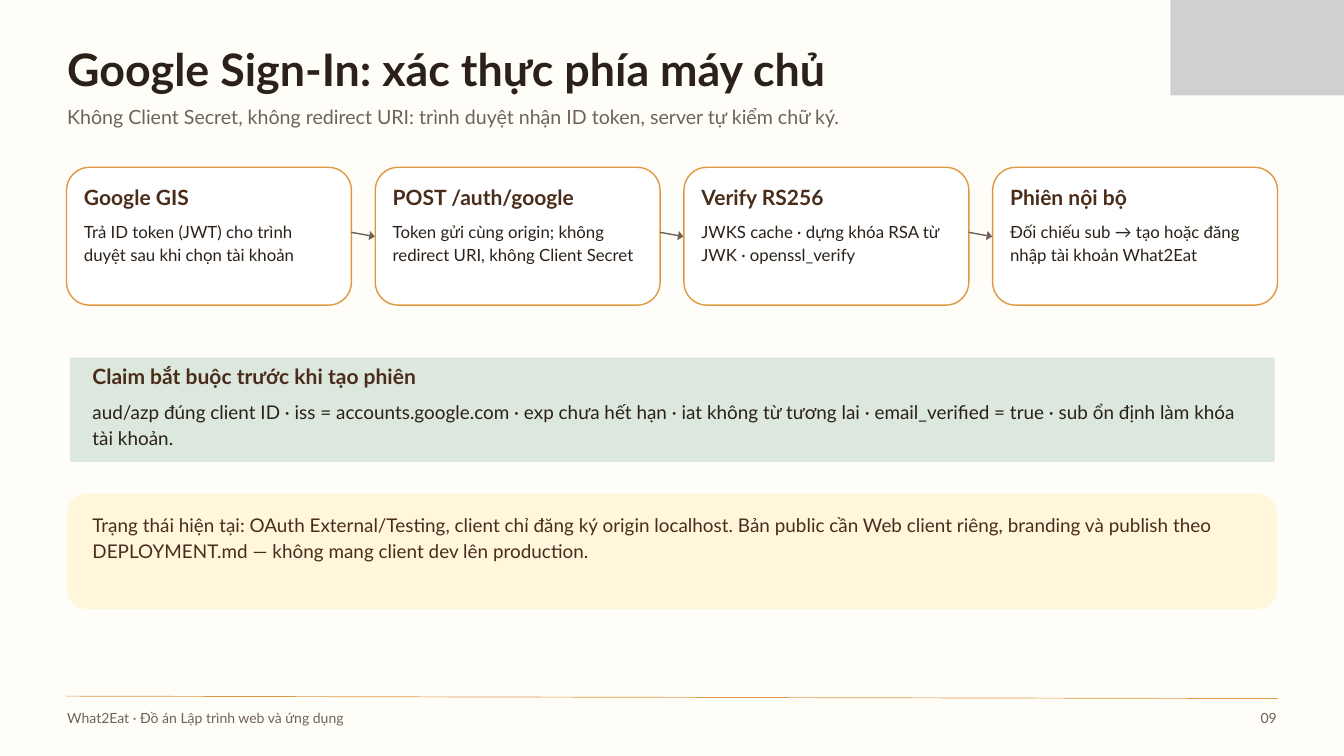
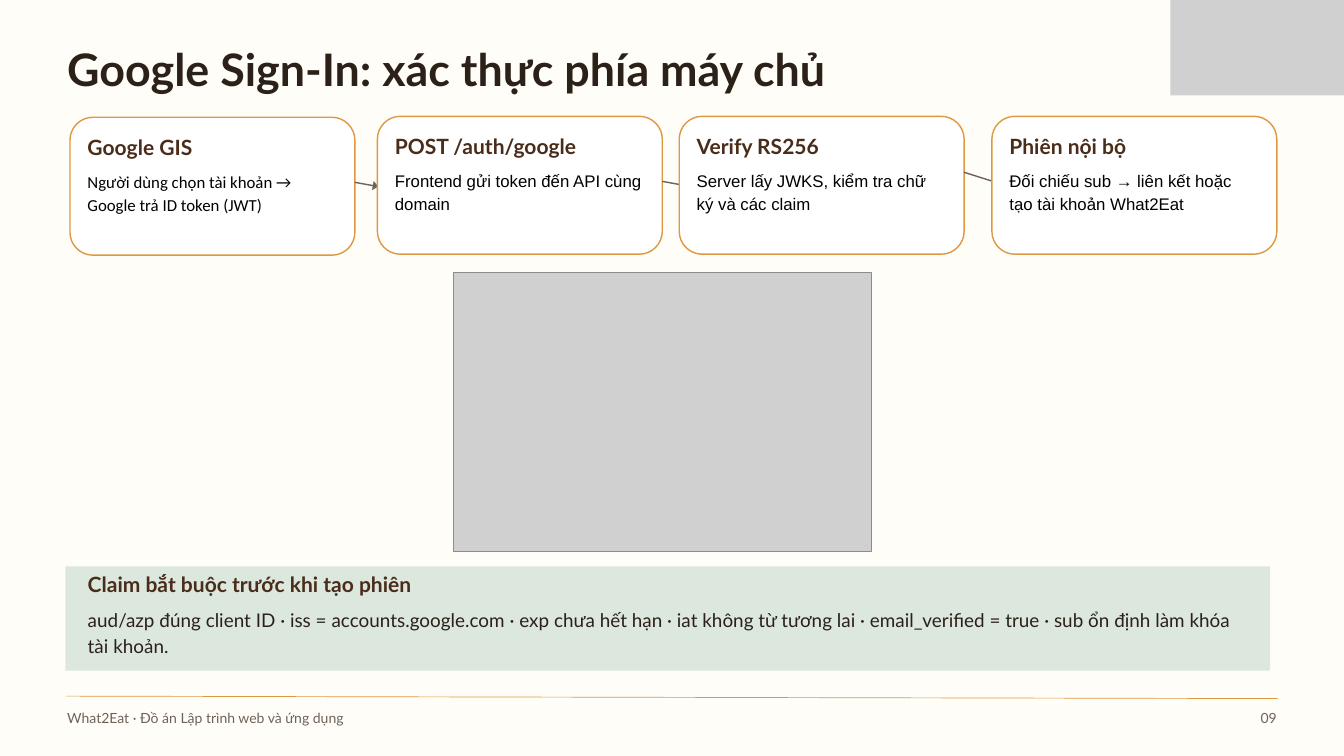
Before and after one commit to 52400255-dot/What2Eat, a slide deck: slide 9 of submission/What2Eat_SlideThuyetTrinh.pptx. Drawn at 1344x756 pixels with LibreOffice and Linux fonts; fonts in the diff are those of the drawing; grey boxes stand for pictures. Boxes give left, top, right and bottom in pixels: in the first picture for what was removed or moved away, otherwise in the second. Text is boxed around its words. In the diff, an @@ line names an element or a change of style, - is before the commit and + after.

```diff
--- a/submission/What2Eat_SlideThuyetTrinh.pptx
+++ b/submission/What2Eat_SlideThuyetTrinh.pptx
@@ text removed at bbox=[67, 108, 839, 128] @@
-Không Client Secret, không redirect URI: trình duyệt nhận ID token, server tự kiểm chữ ký.
@@ freeform shape: place and size @@
-freeform shape at bbox=[684, 167, 969, 305]
+freeform shape at bbox=[679, 116, 964, 254]
@@ text "Verify RS256": place and size @@
-text "Verify RS256" at bbox=[701, 189, 824, 209]
+text "Verify RS256" at bbox=[697, 138, 819, 158]
@@ text at bbox=[87, 176, 272, 214]: text changed; font Lato to Calibri; text colour #2B2118 to #000000 @@
-Trả ID token (JWT) cho trình duyệt sau khi chọn tài khoản
+Người dùng chọn tài khoản → Google trả ID token (JWT)
@@ text at bbox=[395, 174, 641, 210]: text changed; font Lato to Arial; text colour #2B2118 to #000000 @@
-Token gửi cùng origin; không redirect URI, không Client Secret
+Frontend gửi token đến API cùng domain
@@ text at bbox=[697, 173, 926, 214]: text changed; font Lato to Arial; text colour #2B2118 to #000000 @@
-JWKS cache · dựng khóa RSA từ JWK · openssl_verify
+Server lấy JWKS, kiểm tra chữ ký và các claim
@@ arrow moved from (969, 233) - (993, 237) to (964, 172) - (1009, 187) @@
@@ text at bbox=[1009, 174, 1231, 213]: text changed; font Lato to Arial; text colour #2B2118 to #000000 @@
-Đối chiếu sub → tạo hoặc đăng nhập tài khoản What2Eat
+Đối chiếu sub → liên kết hoặc tạo tài khoản What2Eat
@@ 2 texts, 2 freeform shapes, 1 arrow: place and size @@
-2 texts, 2 freeform shapes, 1 arrow at bbox=[67, 167, 660, 305]
+2 texts, 2 freeform shapes, 1 arrow at bbox=[70, 116, 663, 255]
@@ 1 text, 1 freeform shape, 1 arrow: place and size @@
-1 text, 1 freeform shape, 1 arrow at bbox=[661, 167, 1277, 305]
+1 text, 1 freeform shape, 1 arrow at bbox=[663, 116, 1277, 254]
@@ picture added at bbox=[454, 272, 872, 551] @@
@@ freeform shape removed at bbox=[67, 493, 1277, 609] @@
@@ text removed at bbox=[92, 517, 1211, 562] @@
-Trạng thái hiện tại: OAuth External/Testing, client chỉ đăng ký origin localhost. Bản public cần Web client riêng, branding và publish theo DEPLOYMENT.md — không mang client dev lên production.
@@ 2 texts, 1 freeform shape: place and size @@
-2 texts, 1 freeform shape at bbox=[70, 358, 1275, 462]
+2 texts, 1 freeform shape at bbox=[65, 566, 1270, 671]
```
Also in this commit, not shown: 2 other slides changed, 17 other files.
